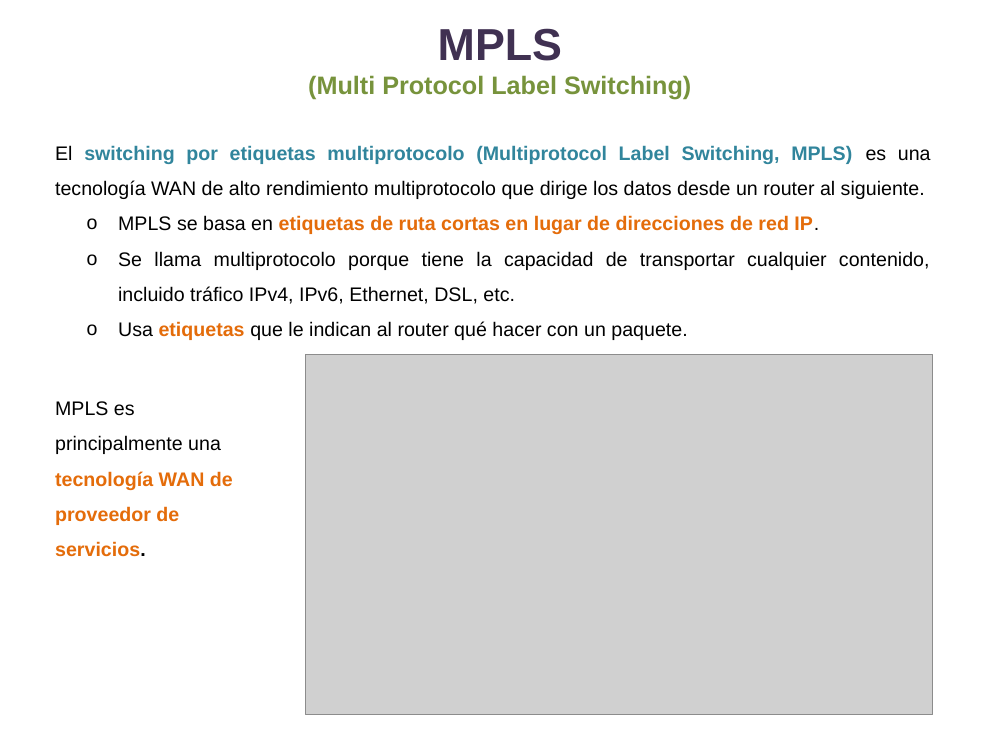
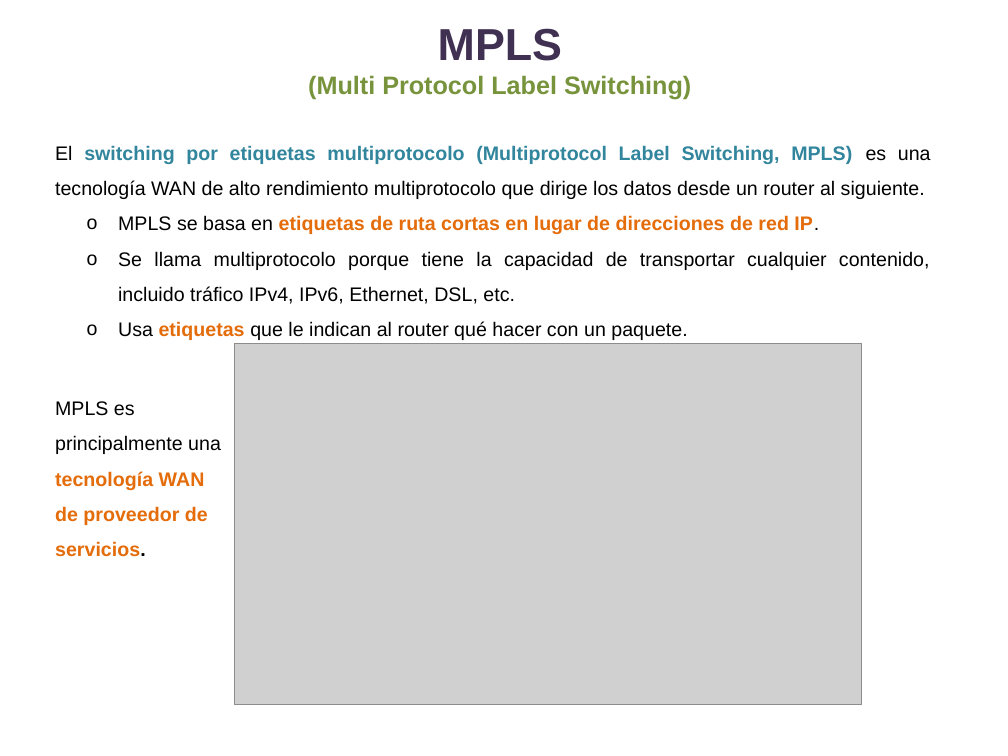
Before and after one commit to lizetheP/WAN, a slide deck: slide 25 of Calendario2025/Presentaciones/8_WAN.pptx. Drawn at 1008x756 pixels with LibreOffice and Linux fonts; fonts in the diff are those of the drawing; grey boxes stand for pictures. Boxes give left, top, right and bottom in pixels: in the first picture for what was removed or moved away, otherwise in the second. Text is boxed around its words. In the diff, an @@ line names an element or a change of style, - is before the commit and + after.

```diff
--- a/Calendario2025/Presentaciones/8_WAN.pptx
+++ b/Calendario2025/Presentaciones/8_WAN.pptx
@@ picture: place and size @@
-picture at [305,354,932,715]
+picture at [234,344,861,705]
@@ text "MPLS es principalmente una tecnología ..." rewrapped from [55,401,233,557] to [55,401,221,557] @@
```
Also in this commit, not shown: 55 other files.
